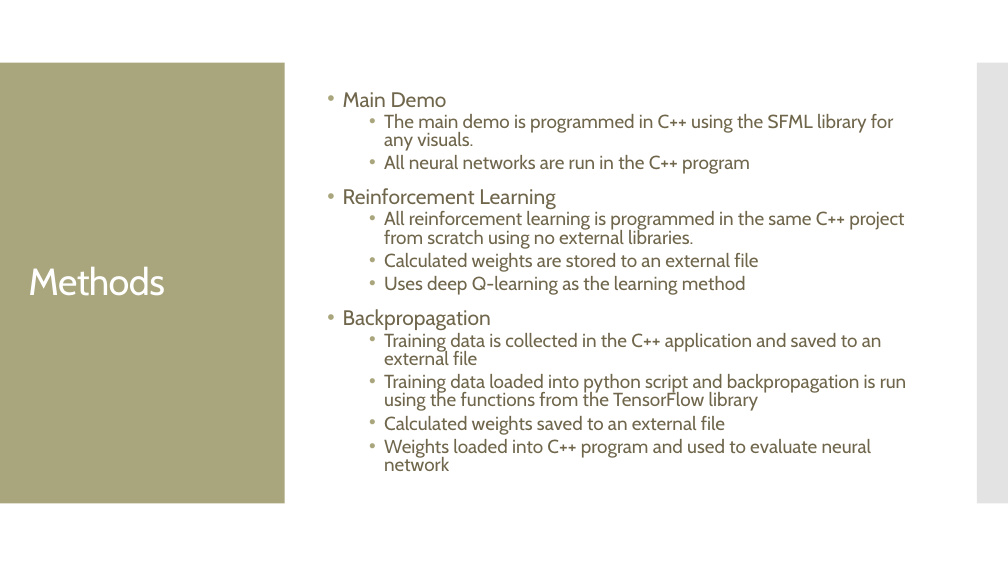
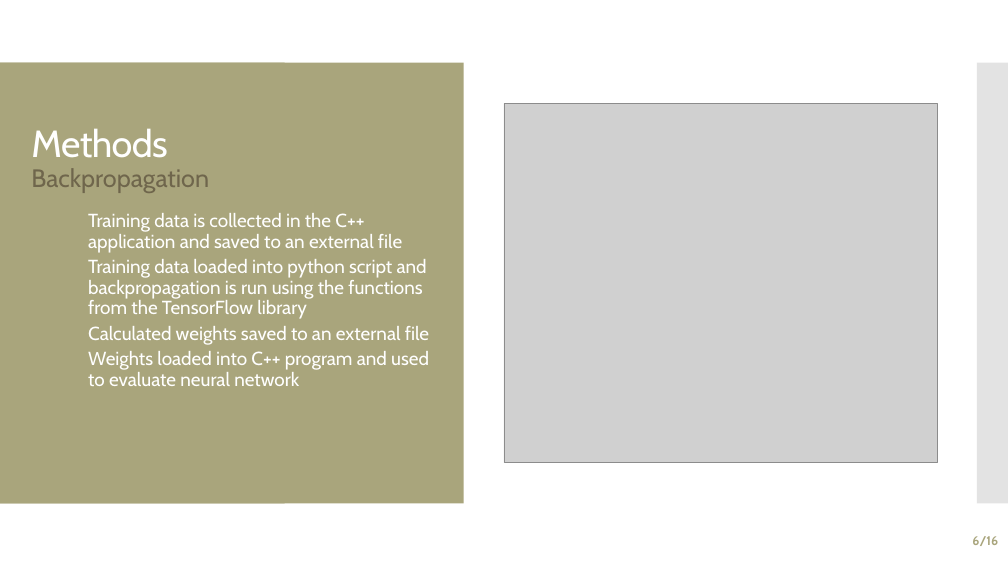
Before and after one commit to ClionaHayden/FYP-AIComparision, a slide deck: slide 6 of Docs/Final Presentation.pptx (slide 5 before the commit). Drawn at 1008x567 pixels with LibreOffice and Linux fonts; fonts in the diff are those of the drawing; grey boxes stand for pictures. Boxes give left, top, right and bottom in pixels: in the first picture for what was removed or moved away, otherwise in the second. Text is boxed around its words. In the diff, an @@ line names an element or a change of style, - is before the commit and + after.

```diff
--- a/Docs/Final Presentation.pptx
+++ b/Docs/Final Presentation.pptx
@@ rectangle added at [0, 63, 464, 504], fill #A9A57C @@
@@ title "Methods": place and size @@
-title "Methods" at [28, 266, 164, 296]
+title "Methods" at [31, 128, 167, 158]
@@ text at [343, 92, 904, 330]: paragraphs removed @@
-• Main Demo
-  • The main demo is programmed in C++ using the SFML library for any visuals.
-  • All neural networks are run in the C++ program
-• Reinforcement Learning
-  • All reinforcement learning is programmed in the same C++ project from scratch using no external libraries.
-  • Calculated weights are stored to an external file
-  • Uses deep Q-learning as the learning method
-• Backpropagation
@@ picture added at [504, 104, 938, 463] @@
@@ text added at [31, 168, 209, 193], 24 pt, text #6F664C @@
+Backpropagation
@@ text "Training data is collected in ...": place and size @@
-text "Training data is collected in ..." at [343, 92, 907, 471]
+text "Training data is collected in ..." at [88, 213, 429, 386]
@@ text "Training data is collected in ..." at [88, 213, 429, 386]: text colour #6F664C to #FFFFFF; line spacing 0.8 to 0.9; vertical alignment middle to top @@
@@ page number added at [972, 536, 998, 546], 12 pt, text #A9A57C, bold @@
+6/16
```
Also in this commit, not shown: 10 other slides changed, 5 slides added, 1 slide removed, 8 other files.
